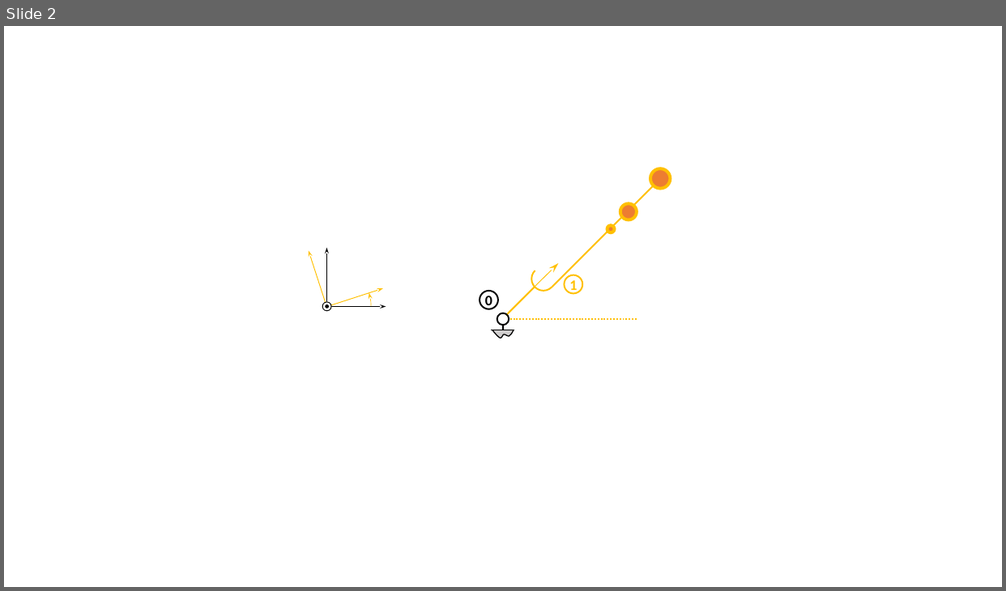
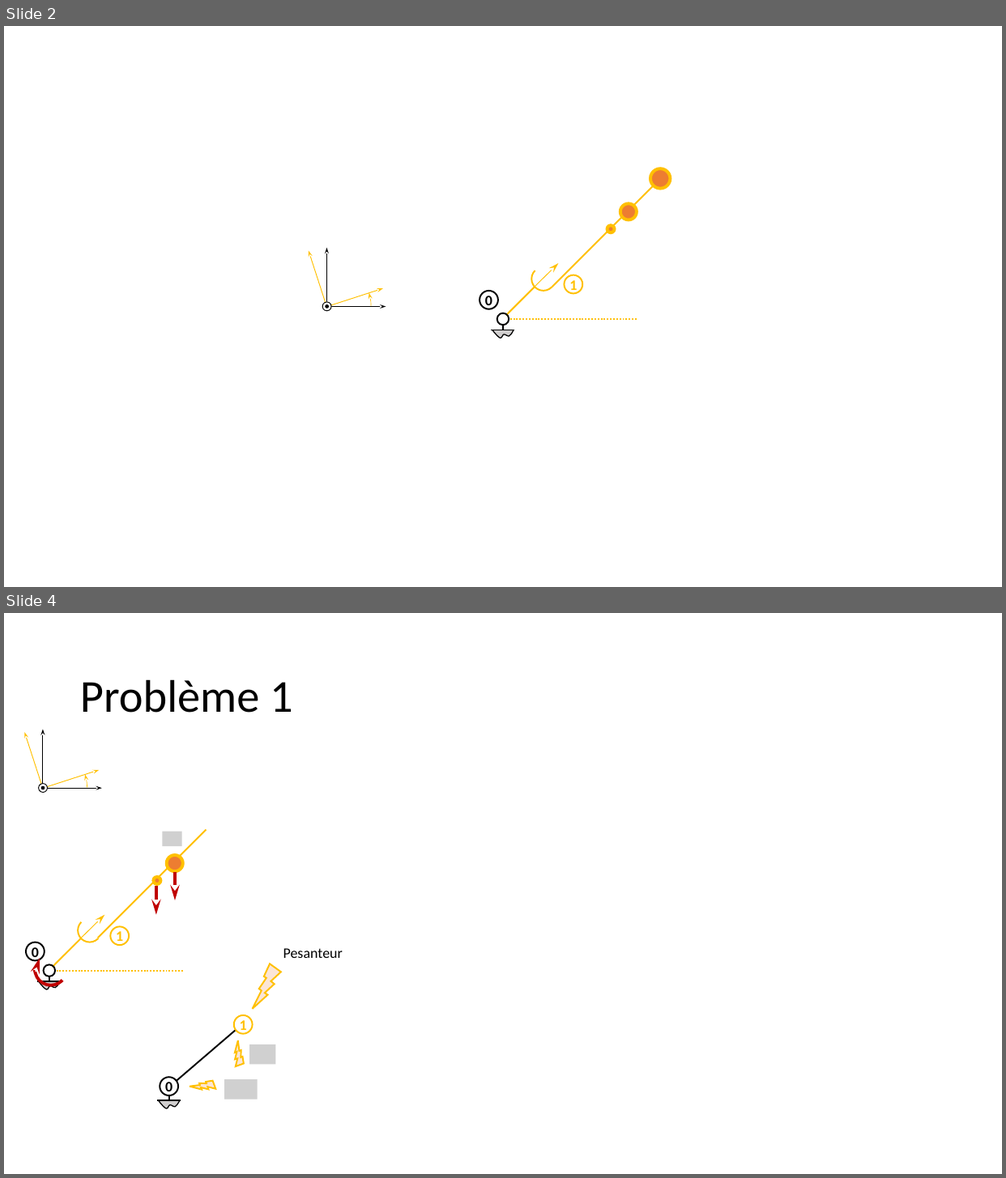
Before and after one commit to xpessoles/PSI_Cy_04_ModelisationDynamique, a slide deck: TPs/TP_01_Sympact_Statique/TP_01_Sympact_Correction.pptx. Shown one above the other, each under a label of ours: slide 2 before the commit, slides 2 and 4 after it; the slides between them are not shown. The pictures are 1006x591 and 1006x1178 pixels, drawn with LibreOffice and Linux fonts; fonts in the diff are those of the drawing; grey boxes stand for pictures; background and template pictures are left out. Boxes give left, top, right and bottom in pixels: in the first picture for what was removed or moved away, otherwise in the second. Text is boxed around its words. In the diff, an @@ line names an element or a change of style, - is before the commit and + after.

```diff
--- a/TPs/TP_01_Sympact_Statique/TP_01_Sympact_Correction.pptx
+++ b/TPs/TP_01_Sympact_Statique/TP_01_Sympact_Correction.pptx
@@ slide 4 added at bbox=[4, 613, 1002, 1174], background #FFFFFF @@
@@ title added at bbox=[80, 679, 293, 713], 44 pt, text #000000 @@
+Problème 1
@@ group added at bbox=[4, 729, 102, 831]: 4 arrows, 2 ellipses, 1 arc (boxed as its full ellipse) @@
@@ group added at bbox=[26, 830, 206, 991]: 5 lines, 5 ellipses, 3 arrows, 2 arc (boxed as its full ellipse)s, 1 freeform shape, 1 picture @@
+1
+0
@@ text added at bbox=[283, 948, 343, 958], 14 pt, text #000000 @@
+Pesanteur
@@ lightning bolt added at bbox=[253, 964, 281, 1009], fill #FBE5D6, outline #FFC000 1.5 pt @@
@@ line added from (249, 1018) to (163, 1093), #000000 1.5 pt @@
@@ ellipse added at bbox=[234, 1016, 253, 1034], fill #FFFFFF, outline #FFC000 1.5 pt, 14 pt, text #FFC000, bold @@
+1
@@ lightning bolt added at bbox=[224, 1041, 252, 1069], fill #FBE5D6, outline #FFC000 1.5 pt @@
@@ picture added at bbox=[249, 1045, 275, 1065] @@
@@ lightning bolt added at bbox=[190, 1072, 219, 1101], fill #FBE5D6, outline #FFC000 1.5 pt @@
@@ ellipse added at bbox=[160, 1077, 178, 1096], fill #FFFFFF, outline #000000 1.5 pt, 14 pt, text #000000, bold @@
+0
@@ line added from (168, 1096) to (168, 1101), #000000 1.5 pt @@
@@ picture added at bbox=[224, 1080, 257, 1100] @@
@@ line added from (181, 1101) to (157, 1101), #000000 1.5 pt @@
@@ freeform shape added at bbox=[158, 1101, 179, 1109], fill #D0CECE, outline #000000 1 pt @@
```
Also in this commit, not shown: 1 slide changed, 1 other slide added, 1 other file.
